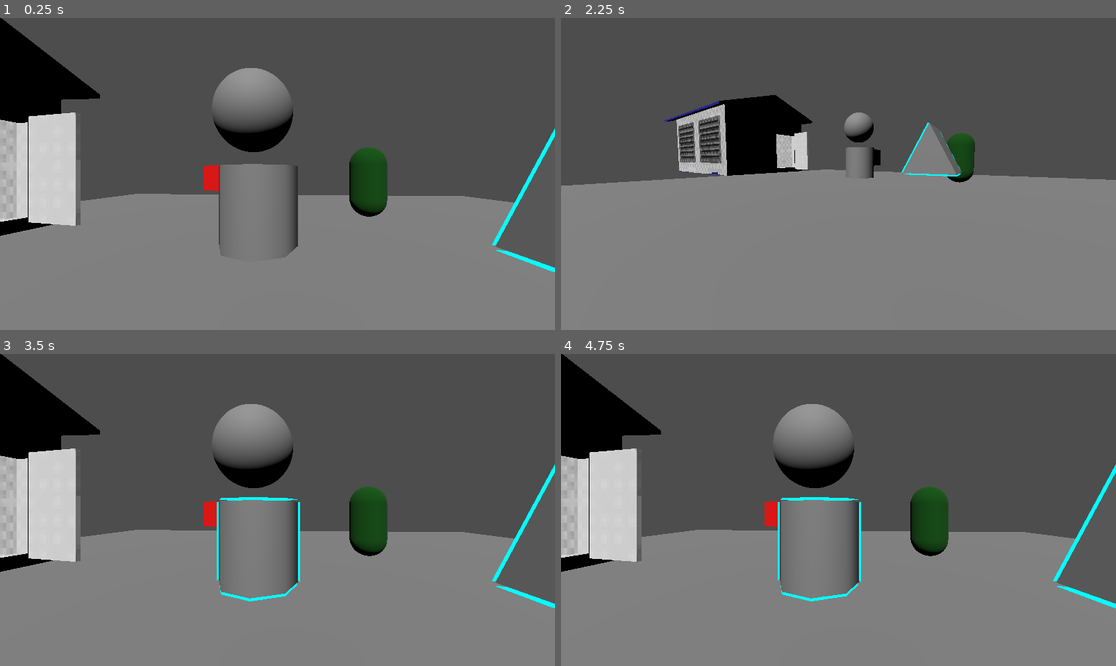
Above: before the commit, frames 1-4 (two rows, left to right).
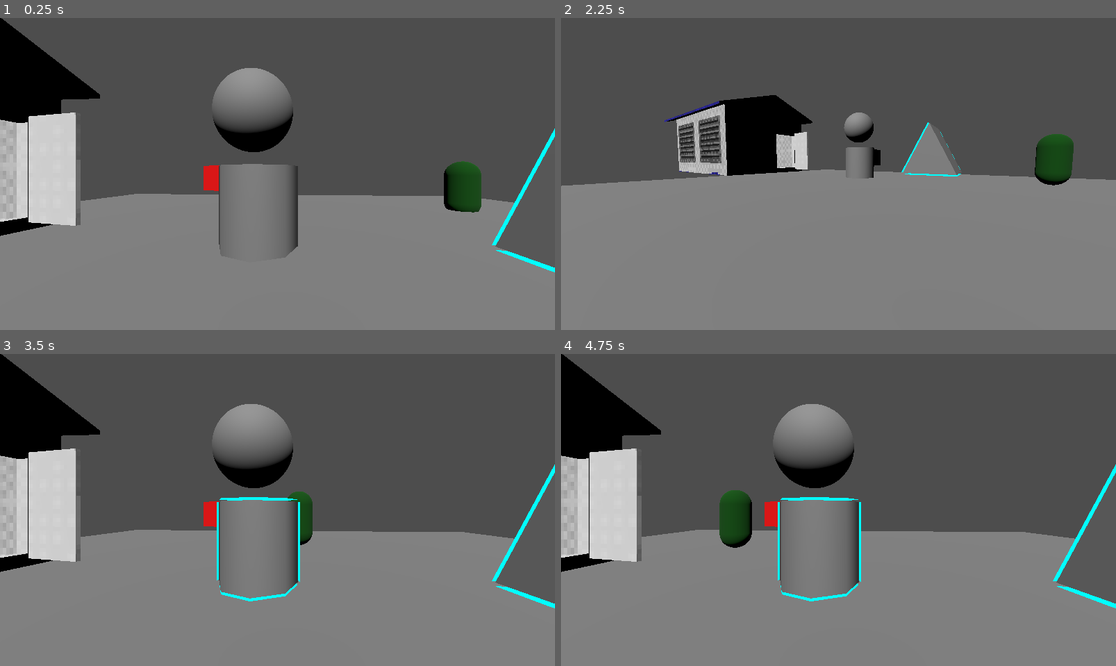
Above: after the commit, the same moments.

Repository: ZuzAser80/pstu_game
Game: Godot game, scene res://scenes/main.tscn
Two runs of this game, one before a commit and one after it. Both use one fixed random seed, a clock stepped at 60 frames per second and the inputs below.
Inputs (mouse positions are in pixels of both pictures, inside the frame that each line leads up to):
- Up to frame 1 (0.25 s): no input
- Up to frame 2 (2.25 s): tap Enter at 0.5 s; move the mouse to (960, 158) at 0.52 s; hold D (move_right) 0.53-1.28 s; tap E at 0.6, 1.35, 2.1 s; click (960, 158) at 0.67 s; move the mouse to (810, 174) at 1.27 s; hold W (move_forward) 1.28-2.03 s; tap Space at 2 s; move the mouse to (894, 105) at 2.02 s; hold D (move_right) from 2.03 s (still down)
- Up to frame 3 (3.5 s): move the mouse to (271, 516) at 2.77 s; release D (move_right) at 2.78 s; hold W (move_forward) from 2.78 s (still down); tap E at 2.85 s; click (271, 516) at 2.92 s
- Up to frame 4 (4.75 s): move the mouse to (1005, 556) at 3.52 s; release W (move_forward) at 3.53 s; hold A (move_left) 3.53-4.28 s; tap E at 3.6, 4.35 s; move the mouse to (794, 506) at 4.27 s; hold W (move_forward) from 4.28 s (still down)

The runs differ from the first frame. In frame 1, 2.4% of the frame differs, in the area x 62-87%, y 41-64%; in frame 2, 1.5%; in frame 3, 1.8%; in frame 4, 2.3%.

Commit message:
fixed ai (again)

Diff:
--- a/scenes/main.tscn
+++ b/scenes/main.tscn
@@ -192,12 +192,12 @@
 surface_material_override/0 = ExtResource("1_jyhfs")
 
 [node name="AI_Base" type="CharacterBody3D" parent="." unique_id=600286131 node_paths=PackedStringArray("current_room")]
-transform = Transform3D(1, 0, 0, 0, 1, 0, 0, 0, 1, 2.2150507, 1.0995555, -4.8030257)
+transform = Transform3D(1, 0, 0, 0, 1, 0, 0, 0, 1, 6.161509, 0.779366, -6.535975)
 script = ExtResource("8_tipki")
 hostility_level = 20
 aggravation = 20
 movement_speed = 1.0
-current_room = NodePath("../Room")
+current_room = NodePath("../Room2")
 metadata/_custom_type_script = "uid://c5fektthy474"
 
 [node name="CollisionShape3D" type="CollisionShape3D" parent="AI_Base" unique_id=426676235]
@@ -207,7 +207,6 @@
 wait_time = 2.0
 
 [node name="NavigationAgent3D" type="NavigationAgent3D" parent="AI_Base" unique_id=90240748]
-path_desired_distance = 0.1
 
 [node name="StateMachine" type="Node" parent="AI_Base/NavigationAgent3D" unique_id=2141207203 node_paths=PackedStringArray("initial_state", "ai_base")]
 script = ExtResource("5_tefeu")
@@ -260,6 +259,7 @@
 transform = Transform3D(1, 0, 0, 0, 1, 0, 0, 0, 1, -3.0134294, 1.1583791, -7.1861057)
 spots = [NodePath("MeshInstance3D"), NodePath("Node3D")]
 neighbors = [NodePath("../Room2")]
+distance_to_office = 1
 
 [node name="Distraction" type="Node3D" parent="Room" unique_id=1670932013 node_paths=PackedStringArray("room")]
 transform = Transform3D(1, 0, 0, 0, 1, 0, 0, 0, 1, 5.057926, 0, -1.4950161)
@@ -274,6 +274,7 @@
 transform = Transform3D(1, 0, 0, 0, 1, 0, 0, 0, 1, 10.977679, 1.1583791, -7.1861057)
 spots = [NodePath("MeshInstance3D"), NodePath("Node3D")]
 neighbors = [NodePath("../Room")]
+distance_to_office = 2
 
 [node name="Distraction" type="Node3D" parent="Room2" unique_id=1484613208 node_paths=PackedStringArray("room")]
 transform = Transform3D(1, 0, 0, 0, 1, 0, 0, 0, 1, 5.057926, 0, -1.4950161)
--- a/scripts/entity/ai_base.gd
+++ b/scripts/entity/ai_base.gd
@@ -22,10 +22,14 @@
 
 signal on_reached_target;
 
+func _ready() -> void:
+	nav_agent.velocity_computed.connect(_on_velocity_computed)
+
 func _move_to_target_room() -> void:
 	if target_room == null: return
 	print("Moving from:", current_room.name, "to:", target_room.name)
 	nav_agent.target_position = target_room.spots.pick_random().global_position;
+	print(nav_agent.target_position)
 	if not nav_agent.target_reached.is_connected(_on_move_completion):
 		nav_agent.target_reached.connect(_on_move_completion);
 
@@ -37,14 +41,14 @@
 
 func _physics_process(delta: float) -> void:
 	if not should_move: return
-	move_and_slide()
-	physics_delta = delta;
+	physics_delta = delta
 	var next_path_position: Vector3 = nav_agent.get_next_path_position()
-	var new_velocity: Vector3 = global_position.direction_to(next_path_position) * movement_speed * (0.2 * hostility_level);
+	var new_velocity: Vector3 = global_position.direction_to(next_path_position) * movement_speed * (0.2 * hostility_level)
 	if nav_agent.avoidance_enabled:
 		nav_agent.set_velocity(new_velocity)
 	else:
-		_on_velocity_computed(new_velocity)
+		velocity = new_velocity
+	move_and_slide()
 
 func _on_velocity_computed(safe_velocity: Vector3) -> void:
-	global_position = global_position.move_toward(global_position + safe_velocity, physics_delta * movement_speed)
+	velocity = safe_velocity
--- a/scripts/entity/states/advance_state.gd
+++ b/scripts/entity/states/advance_state.gd
@@ -15,7 +15,6 @@
 	if neighbors.is_empty():
 		neighbors = ai_base.current_room.get_all_neighbors()
 		ai_base.aggravation += 1
-		return
 	ai_base.target_room = neighbors.pick_random();
 
 func _stop() -> void:
